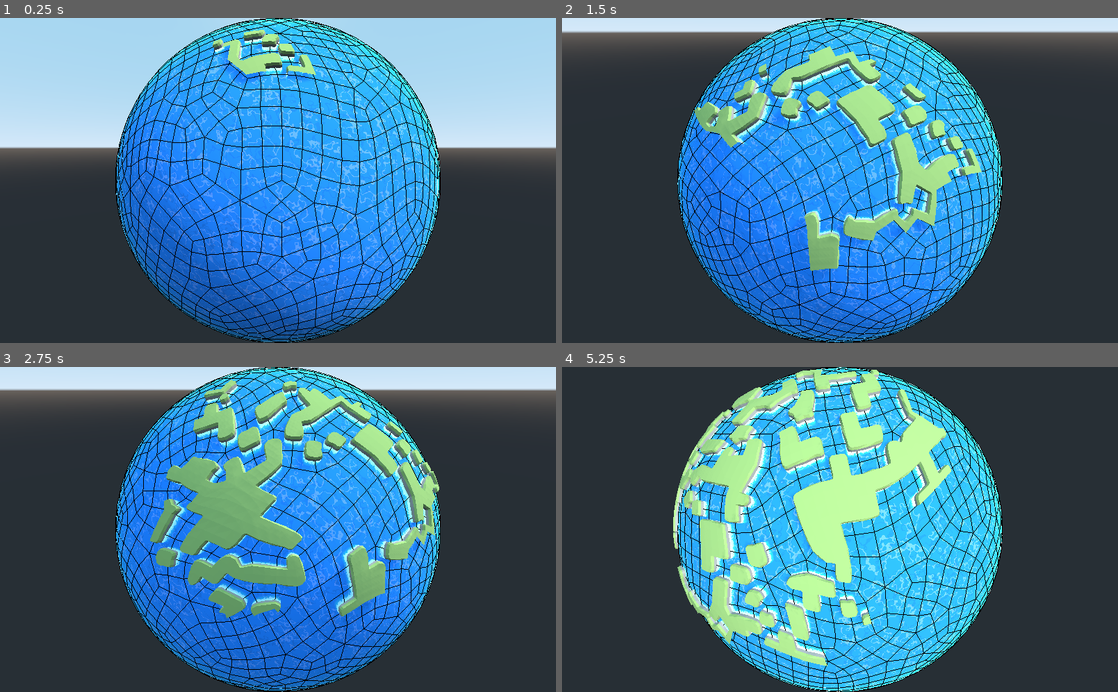
Above: before the commit, frames 1-4 (two rows, left to right).
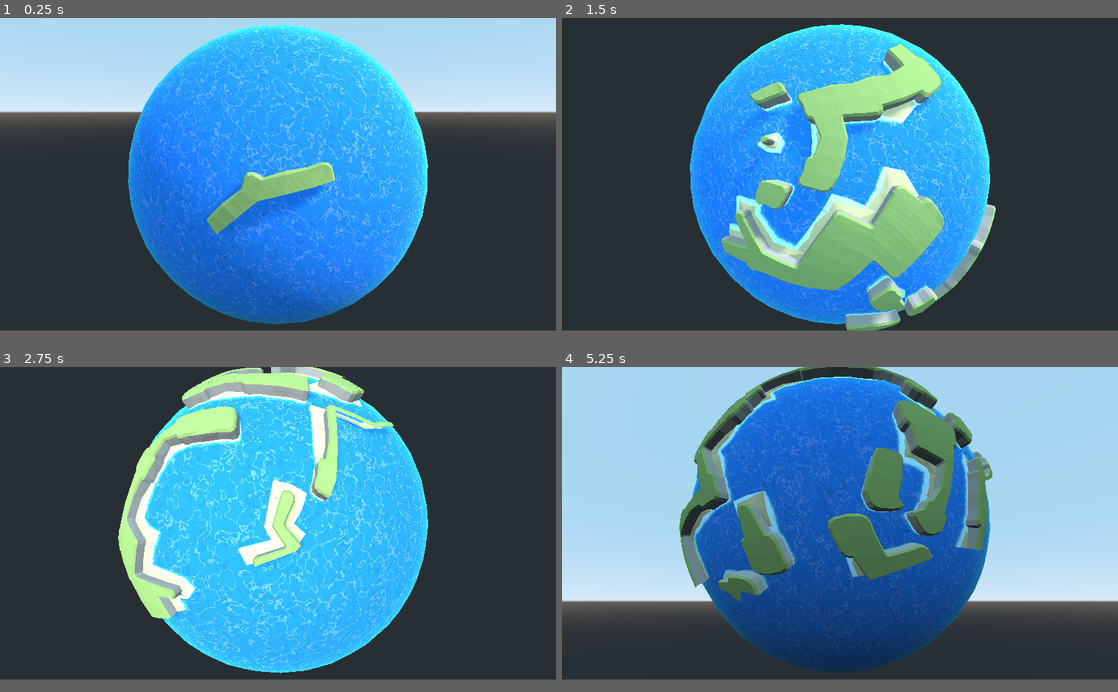
Above: after the commit, the same moments.

Repository: samuelbigos/globescaper
Game: Godot game, scene res://Game.tscn
Two runs of this game, one before a commit and one after it. Both use one fixed random seed, a clock stepped at 60 frames per second and the inputs below.
Inputs (mouse positions are in pixels of both pictures, inside the frame that each line leads up to):
- Up to frame 1 (0.25 s): no input
- Up to frame 2 (1.5 s): move the mouse to (962, 164) at 0.52 s; click (962, 164) at 0.6 s; move the mouse to (728, 196) at 1.27 s; right-click (728, 196) at 1.35 s; click (728, 196) at 1.42 s
- Up to frame 3 (2.75 s): move the mouse to (333, 458) at 2.02 s; click (333, 458) at 2.1 s
- Up to frame 4 (5.25 s): move the mouse to (812, 594) at 2.77 s; right-click (812, 594) at 2.85 s; click (812, 594) at 2.92 s; move the mouse to (1006, 578) at 3.52 s; click (1006, 578) at 3.6 s; move the mouse to (673, 480) at 4.27 s; right-click (673, 480) at 4.35 s; click (673, 480) at 4.42 s; move the mouse to (867, 529) at 5.02 s; click (867, 529) at 5.1 s
In our replay, the window is 800x468 before the commit and 800x450 after it. These sizes can differ from the game's own. Grey fills any space a smaller window leaves; there, only what the larger window draws over its background counts as a difference.

The runs differ from the first frame. In frame 1, 31% of the frame differs, in the area x 0-100%, y 0-100%; in frame 2, 40%; in frame 3, 54%; in frame 4, 85%.

Commit message:
- Add beach tiles and extra compatibility method - Optimise WFC algorithm - Add weighted tiles

Diff:
--- a/Game.tscn
+++ b/Game.tscn
@@ -42,16 +42,17 @@
 land_material = SubResource( 1 )
 water_material = SubResource( 3 )
 radius = 10.0
-iterations = 3
 relax_iterations = 50
 water_deep_colour = Color( 0.113725, 0.52549, 0.976471, 1 )
 water_shallow_colour = Color( 0.207843, 0.882353, 1, 1 )
+water_height = 1.052
 
 [node name="Globe" type="MeshInstance" parent="."]
 
 [node name="GlobeOcean" type="MeshInstance" parent="."]
 
 [node name="GlobeWireframe" type="MeshInstance" parent="."]
+visible = false
 material_override = SubResource( 4 )
 
 [node name="GlobeLand" type="MeshInstance" parent="."]
--- a/assets/base_prototypes.json
+++ b/assets/base_prototypes.json
@@ -1,33 +1,134 @@
 {
    "0": {
-      "mesh_name": "0000-0000",
-      "mirror": 0,
-      "corners": [0, 0, 0, 0]
-
+      "mesh_names": ["0000-0000"],
+      "mesh_rots": [0],
+      "rotations": [0],
+      "corners": [0, 0, 0, 0],
+      "up": 0,
+      "right": 0,
+      "down": 0,
+      "left": 0,
+      "weight": 50.0,
    },
    "1": {
-      "mesh_name": "1000-0000",
-      "mirror": 0,
-      "corners": [1, 0, 0, 0]
+      "mesh_names": ["cliff_1000-0000"],
+      "mesh_rots": [0],
+      "rotations": [0, 1, 2, 3],
+      "corners": [1, 0, 0, 0],
+      "up": 1,
+      "right": 0,
+      "down": 0,
+      "left": 1,
    },
    "2": {
-      "mesh_name": "1100-0000",
-      "mirror": 0,
-      "corners": [1, 1, 0, 0]
+      "mesh_names": ["cliff_1100-0000"],
+      "mesh_rots": [0],
+      "rotations": [0, 1, 2, 3],
+      "corners": [1, 1, 0, 0],
+      "up": 1,
+      "right": 1,
+      "down": 0,
+      "left": 1,
    },
    "3": {
-      "mesh_name": "1110-0000",
-      "mirror": 0,
-      "corners": [1, 1, 1, 0]
+      "mesh_names": ["cliff_1110-0000"],
+      "mesh_rots": [0],
+      "rotations": [0, 1, 2, 3],
+      "corners": [1, 1, 1, 0],
+      "up": 1,
+      "right": 1,
+      "down": 1,
+      "left": 1,
    },
    "4": {
-      "mesh_name": "1111-0000",
-      "mirror": 0,
-      "corners": [1, 1, 1, 1]
+      "mesh_names": ["cliff_1111-0000"],
+      "mesh_rots": [0],
+      "rotations": [0, 1, 2, 3],
+      "corners": [1, 1, 1, 1],
+      "up": 1,
+      "right": 1,
+      "down": 1,
+      "left": 1,
+      "weight": 10.0,
    },
    "5": {
-      "mesh_name": "1000-0000",
-      "mirror": 1,
-      "corners": [1, 0, 1, 0]
+      "mesh_names": ["cliff_1000-0000", "cliff_1000-0000" ],
+      "mesh_rots": [0, 2],
+      "rotations": [0, 1, 2, 3],
+      "corners": [1, 0, 1, 0],
+      "up": 1,
+      "right": 1,
+      "down": 1,
+      "left": 1,
+   },
+   "6": {
+      "mesh_names": ["beach_1000-0000"],
+      "mesh_rots": [0],
+      "rotations": [0, 1, 2, 3],
+      "corners": [1, 0, 0, 0],
+      "up": 2,
+      "right": 0,
+      "down": 0,
+      "left": 2,
+   },
+   "7": {
+      "mesh_names": ["beach_1100-0000"],
+      "mesh_rots": [0],
+      "rotations": [0, 1, 2, 3],
+      "corners": [1, 1, 0, 0],
+      "up": 1,
+      "right": 2,
+      "down": 0,
+      "left": 2,
+   },
+   "8": {
+      "mesh_names": ["beach_1110-0000"],
+      "mesh_rots": [0],
+      "rotations": [0, 1, 2, 3],
+      "corners": [1, 1, 1, 0],
+      "up": 1,
+      "right": 1,
+      "down": 2,
+      "left": 2,
+   },
+   "9": {
+      "mesh_names": ["beach_1000-0000", "beach_1000-0000"],
+      "mesh_rots": [0, 2],
+      "rotations": [0, 1, 2, 3],
+      "corners": [1, 0, 1, 0],
+      "up": 2,
+      "right": 2,
+      "down": 2,
+      "left": 2,
+   },
+   "10": {
+      "mesh_names": ["cliff_1000-0000", "beach_1000-0000"],
+      "mesh_rots": [0, 2],
+      "rotations": [0, 1, 2, 3],
+      "corners": [1, 0, 1, 0],
+      "up": 1,
+      "right": 2,
+      "down": 2,
+      "left": 1,
+   },
+   "11": {
+      "mesh_names": ["cliff-beach_1100-0000"],
+      "mesh_rots": [0],
+      "rotations": [0, 1, 2, 3],
+      "corners": [1, 1, 0, 0],
+      "up": 1,
+      "right": 2,
+      "down": 0,
+      "left": 1,
+   },
+   "12": {
+      "mesh_names": ["beach-cliff_1100-0000"],
+      "mesh_rots": [0],
+      "rotations": [0, 1, 2, 3],
+      "corners": [1, 1, 0, 0],
+      "up": 1,
+      "right": 1,
+      "down": 0,
+      "left": 2,
    }
 }
--- a/project.godot
+++ b/project.godot
@@ -35,6 +35,14 @@
 config/name="Globescaper"
 run/main_scene="res://Game.tscn"
 config/icon="res://icon.png"
+
+[display]
+
+window/size/width=1280
+window/size/height=720
+window/size/test_width=1280
+window/size/test_height=720
+window/stretch/mode="viewport"
 
 [importer_defaults]
 
--- a/src/Camera.gd
+++ b/src/Camera.gd
@@ -19,8 +19,8 @@
 		_mouse_position = get_viewport().get_mouse_position()
 
 	if _follow_target:
-		rotation.y = lerp(rotation.y, atan2(_target.x, _target.z), delta * 1.0)
-		_v_gimbal.rotation.x = lerp(_v_gimbal.rotation.x, asin(-_target.y), delta * 1.0)
+		rotation.y = lerp(rotation.y, atan2(_target.x, _target.z), delta * 5.0)
+		_v_gimbal.rotation.x = lerp(_v_gimbal.rotation.x, asin(-_target.y), delta * 5.0)
 	else:
 		rotation.y += _velocity.x * 0.01
 		_v_gimbal.rotation.x = min(max(_v_gimbal.rotation.x + _velocity.y * 0.01, -PI * 0.5), PI * 0.5)
--- a/src/Game.gd
+++ b/src/Game.gd
@@ -3,10 +3,13 @@
 
 
 class Prototype:
-	var mesh = ""
-	var mesh_rot := 0
-	var mirror := 0
+	var mesh_names = []
+	var mesh_rots = []
+	var rotations = []
+	var rot := 0
 	var corners = []
+	var slots = []
+	var weight := 1.0
 
 const Icosphere = preload("Icosphere.gd")
 
@@ -18,6 +21,7 @@
 export var relax_iteration_delta : float = 0.05
 export var water_deep_colour : Color
 export var water_shallow_colour : Color
+export var water_height := 1.05
 
 var _generated := false
 var _icosphere = null
@@ -56,7 +60,7 @@
 	_icosphere._noise = _noise
 	_generate()
 
-	var _prototypes = _load_prototype_data()
+	_prototypes = _load_prototype_data()
 
 	_wfc.init(0, _icosphere_polys, _prototypes)
 	_wfc_added = []
@@ -74,28 +78,38 @@
 	# convert dictionary to prototypes
 	for p in prototypes_dict.values():
 		var prototype := Prototype.new()
-		prototype.mesh = p["mesh_name"]
-		prototype.mirror = p["mirror"]
+		prototype.mesh_names = p["mesh_names"]
+		prototype.mesh_rots = p["mesh_rots"]
+		prototype.rotations = p["rotations"]
 		prototype.corners = p["corners"]
+		prototype.slots = [ p["up"], p["right"], p["down"], p["left"] ]
+		if p.has("weight"):
+			prototype.weight = p["weight"]
 
 		_prototypes.append(prototype)
 
 	# generate rotation prototypes
 	var new_prototypes = []
-	for prototype in _prototypes.duplicate():
-		for i in range(1, 4):
+	for prototype in _prototypes:
+		for i in prototype.rotations:
 			var new_p := Prototype.new()
-			new_p.mesh = prototype.mesh
-			new_p.mesh_rot = i
-			new_p.mirror = prototype.mirror
+			new_p.mesh_names = prototype.mesh_names.duplicate()
+			new_p.mesh_rots = prototype.mesh_rots.duplicate()
+			new_p.rot = int(i)
 			new_p.corners = []
-			new_p.corners.append(prototype.corners[(0 + i) % 4])
-			new_p.corners.append(prototype.corners[(1 + i) % 4])
-			new_p.corners.append(prototype.corners[(2 + i) % 4])
-			new_p.corners.append(prototype.corners[(3 + i) % 4])
-			_prototypes.append(new_p)
-
-	return _prototypes
+			new_p.corners.append(prototype.corners[(0 + int(i)) % 4])
+			new_p.corners.append(prototype.corners[(1 + int(i)) % 4])
+			new_p.corners.append(prototype.corners[(2 + int(i)) % 4])
+			new_p.corners.append(prototype.corners[(3 + int(i)) % 4])
+			new_p.slots = []
+			new_p.slots.append(prototype.slots[(0 + int(i)) % 4])
+			new_p.slots.append(prototype.slots[(1 + int(i)) % 4])
+			new_p.slots.append(prototype.slots[(2 + int(i)) % 4])
+			new_p.slots.append(prototype.slots[(3 + int(i)) % 4])
+			new_p.weight = prototype.weight
+			new_prototypes.append(new_p)
+
+	return new_prototypes
 
 
 func _generate() -> void:
@@ -146,7 +160,7 @@
 	var ocean_mesh = ArrayMesh.new()
 	var ocean_mesh_array = globe_mesh_array.duplicate()
 	for i in range(ocean_mesh_array[Mesh.ARRAY_VERTEX].size()):
-		ocean_mesh_array[Mesh.ARRAY_VERTEX][i] = ocean_mesh_array[Mesh.ARRAY_VERTEX][i].normalized() * radius * 1.08
+		ocean_mesh_array[Mesh.ARRAY_VERTEX][i] = ocean_mesh_array[Mesh.ARRAY_VERTEX][i].normalized() * radius * water_height
 
 	ocean_mesh.add_surface_from_arrays(Mesh.PRIMITIVE_TRIANGLES, ocean_mesh_array)
 	ocean_mesh.surface_set_material(0, water_material)
@@ -157,7 +171,7 @@
 	var globe_wireframe_mesh = ArrayMesh.new()
 	var globe_wireframe_array = _icosphere.get_icosphere_wireframe(_icosphere_polys, _icosphere_verts)
 	for i in range(globe_wireframe_array[Mesh.ARRAY_VERTEX].size()):
-		globe_wireframe_array[Mesh.ARRAY_VERTEX][i] = globe_wireframe_array[Mesh.ARRAY_VERTEX][i].normalized() * radius * 1.081
+		globe_wireframe_array[Mesh.ARRAY_VERTEX][i] = globe_wireframe_array[Mesh.ARRAY_VERTEX][i].normalized() * radius * (water_height * 1.001)
 	globe_wireframe_mesh.add_surface_from_arrays(Mesh.PRIMITIVE_LINES, globe_wireframe_array)
 	_globe_wireframe.set_mesh(globe_wireframe_mesh)
 
@@ -199,6 +213,8 @@
 		_wfc_step = 0.0
 		for i in range(0, 1):
 			_wfc_finished = not _wfc.step(_icosphere_polys, _prototypes)
+			if _wfc_finished:
+				break
 		_wfc_data = _wfc._wave
 		_generate_surface_from_wfc()
 
@@ -241,11 +257,6 @@
 
 
 func _add_mesh_for_prototype_on_quad(prototype, quad, array_mesh, possibilities = false, possibility_idx = 0):
-
-	var tile_mesh : Mesh = load("res://assets/tiles/" + prototype.mesh + ".obj")
-	var tile_arrays = tile_mesh.surface_get_arrays(0).duplicate()
-	if tile_arrays.size() == 0:
-		return
 
 	var corner_verts_pos = []
 	for j in range(0, 4):
@@ -270,23 +281,22 @@
 
 		corner_verts_pos = new_corners
 
-	# transform each vert in the prototype mesh
-	for v in range(0, tile_arrays[Mesh.ARRAY_VERTEX].size()):
-		tile_arrays[Mesh.ARRAY_VERTEX][v] = _transform_vert(tile_arrays[Mesh.ARRAY_VERTEX][v], corner_verts_pos, prototype.mesh_rot)
-
-	# add the new mesh to the array mesh
-	array_mesh.add_surface_from_arrays(Mesh.PRIMITIVE_TRIANGLES, tile_arrays)
-	array_mesh.surface_set_material(array_mesh.get_surface_count() - 1, land_material)
-
-	if prototype.mirror:
-		var mirrored_tile_arrays = tile_mesh.surface_get_arrays(0).duplicate()
-		for v in range(0, mirrored_tile_arrays[Mesh.ARRAY_VERTEX].size()):
-			var vert = mirrored_tile_arrays[Mesh.ARRAY_VERTEX][v]
-			vert.x = -vert.x
-			vert.z = -vert.z
-			mirrored_tile_arrays[Mesh.ARRAY_VERTEX][v] = _transform_vert(vert, corner_verts_pos, prototype.mesh_rot)
-
-		array_mesh.add_surface_from_arrays(Mesh.PRIMITIVE_TRIANGLES, mirrored_tile_arrays)
+	for i in range(0, prototype.mesh_names.size()):
+		var tile_mesh : Mesh = load("res://assets/tiles/" + prototype.mesh_names[i] + ".obj")
+		var tile_arrays = tile_mesh.surface_get_arrays(0).duplicate()
+		if tile_arrays.size() == 0:
+			return
+
+		# transform each vert in the prototype mesh
+		var rot_matrix = Transform.IDENTITY.rotated(Vector3(0.0, 1.0, 0.0).normalized(), PI * 0.5 * prototype.mesh_rots[i])
+		for v in range(0, tile_arrays[Mesh.ARRAY_VERTEX].size()):
+			var vert = tile_arrays[Mesh.ARRAY_VERTEX][v]
+			vert = rot_matrix.xform(vert)
+			vert = _transform_vert(vert, corner_verts_pos, prototype.rot)
+			tile_arrays[Mesh.ARRAY_VERTEX][v] = vert
+
+		# add the new mesh to the array mesh
+		array_mesh.add_surface_from_arrays(Mesh.PRIMITIVE_TRIANGLES, tile_arrays)
 		array_mesh.surface_set_material(array_mesh.get_surface_count() - 1, land_material)
 
 
--- a/src/Icosphere.gd
+++ b/src/Icosphere.gd
@@ -356,6 +356,16 @@
 		if poly.v.size() != poly.neighbors.size():
 			printerr("Error in neighbor calculation #4.")
 			return []
+
+	# fix neighbor winding so that the the first neighbor is always the one adjacent to v[0] and v[1] etc.
+	for poly in new_polys:
+		var new_neighbors = []
+		for v in range(0, 4):
+			for n in range(0, 4):
+				if poly.neighbors[n].v.has(poly.v[v]) and poly.neighbors[n].v.has(poly.v[(v + 1) % 4]):
+					new_neighbors.append(poly.neighbors[n])
+					break
+		poly.neighbors = new_neighbors
 
 	return new_polys
 
--- a/src/WaveFunctionCollapse.gd
+++ b/src/WaveFunctionCollapse.gd
@@ -11,6 +11,7 @@
 var _entropy = []
 var _cell_to_idx = {}
 var _last_added := -1
+var _tile_compatibility
 
 
 func init(var i_seed : int, var i_cells, var i_prototypes):
@@ -35,7 +36,8 @@
 
 func step(var i_cells, var i_prototypes) -> bool:
 	while _stack.size() > 0:
-		_wfc_propagate(i_cells, i_prototypes)
+		if not _wfc_propagate(i_cells, i_prototypes):
+			return false
 	return _wfc_collapse(i_cells, i_prototypes)
 
 
@@ -44,12 +46,24 @@
 	_current = _wfc_observe(_wave)
 
 	if _current == -1:
-		for i in _wave:
-			print("%d - %s" % [i.size(), i[0]])
 		return false
 
-	# pick a random tile from this cell's domain and remove all others
-	var rand_tile = _wave[_current][_rng.randi_range(0, _wave[_current].size() - 1)]
+	# pick a weighted random tile from this cell's domain and remove all others
+	var rand_tile = -1
+	var sum_of_weights = 0.0
+	for i in range(0, _wave[_current].size()):
+		sum_of_weights += i_prototypes[_wave[_current][i]].weight
+	var rnd = _rng.randf_range(0.0, sum_of_weights)
+	for i in range(0, _wave[_current].size()):
+		if rnd < i_prototypes[_wave[_current][i]].weight:
+			rand_tile = _wave[_current][i]
+			break
+		rnd -= i_prototypes[_wave[_current][i]].weight
+
+	if rand_tile == -1:
+		printerr("FAILURE!")
+		return false
+
 	_wave[_current] = []
 	_wave[_current].append(rand_tile)
 	_last_added = _current
@@ -61,7 +75,7 @@
 	return true
 
 
-func _wfc_propagate(var i_cells, var i_prototypes):
+func _wfc_propagate(var i_cells, var i_prototypes) -> bool:
 	# get the current stack item
 	var s = _stack.pop_back()
 	var s_cell = i_cells[s]
@@ -78,17 +92,7 @@
 			for s_tile in _wave[s]:
 
 				# get the side in stack cell that matches the neighbor side
-				for sv in range(0, 4):
-					for nv in range(0, 4):
-						if s_cell.v[sv] == n_cell.v[(nv + 1) % 4] and s_cell.v[(sv + 1) % 4] == n_cell.v[(nv) % 4]:
-
-							var s_v1 = i_prototypes[s_tile].corners[sv]
-							var s_v2 = i_prototypes[s_tile].corners[(sv + 1) % 4]
-							var n_v1 = i_prototypes[n_tile].corners[nv]
-							var n_v2 = i_prototypes[n_tile].corners[(nv + 1) % 4]
-
-							compatible = (s_v1 == n_v2 and s_v2 == n_v1)
-
+				compatible = _compatible(n, s_cell, s_tile, n_cell, n_tile, i_prototypes)
 				if compatible:
 					break
 
@@ -101,6 +105,9 @@
 			for i in range(0, incompatible.size()):
 				_wfc_ban(_wave, n_idx, incompatible[i])
 
+			if _wave[n_idx].size() == 0:
+				return false
+
 			var sum_of_weights = 0.0
 			var sum_of_weight_log_weights = 0.0
 			for d in range(0, _wave[n_idx].size()):
@@ -110,6 +117,28 @@
 			_entropy[n_idx] = log(sum_of_weights) - sum_of_weight_log_weights / sum_of_weights
 
 			_stack.push_back(n_idx)
+
+	return true
+
+
+func _compatible(var n : int, sc, st, nc, nt, prototypes):
+	var sv = n
+	var compatible = false
+	for nv in range(0, 4):
+		if sc.v[sv] == nc.v[(nv + 1) % 4]:
+			var s_v1 = prototypes[st].corners[sv]
+			var s_v2 = prototypes[st].corners[(sv + 1) % 4]
+			var n_v1 = prototypes[nt].corners[nv]
+			var n_v2 = prototypes[nt].corners[(nv + 1) % 4]
+
+			var s_slot = prototypes[st].slots[sv]
+			var n_slot = prototypes[nt].slots[nv]
+
+			compatible = (s_v1 == n_v2 and s_v2 == n_v1)
+			compatible = compatible and s_slot == n_slot
+			break
+
+	return compatible
 
 
 func _wfc_ban(wave, cell : int, tile : int) -> void:
Binary file changed: assets/palette.png
Not shown, added: assets/tiles/beach-cliff_1100-0000.obj
Not shown, added: assets/tiles/beach-cliff_1100-0000.obj.import
Not shown, added: assets/tiles/beach_1000-0000.obj
Not shown, added: assets/tiles/beach_1000-0000.obj.import
Not shown, added: assets/tiles/beach_1100-0000.obj
Not shown, added: assets/tiles/beach_1100-0000.obj.import
Not shown, added: assets/tiles/beach_1110-0000.obj
Not shown, added: assets/tiles/beach_1110-0000.obj.import
Not shown, added: assets/tiles/cliff-beach_1100-0000.obj
Not shown, added: assets/tiles/cliff-beach_1100-0000.obj.import
Renamed: assets/tiles/1000-0000.obj -> assets/tiles/cliff_1000-0000.obj
(and 11 more such lines)
